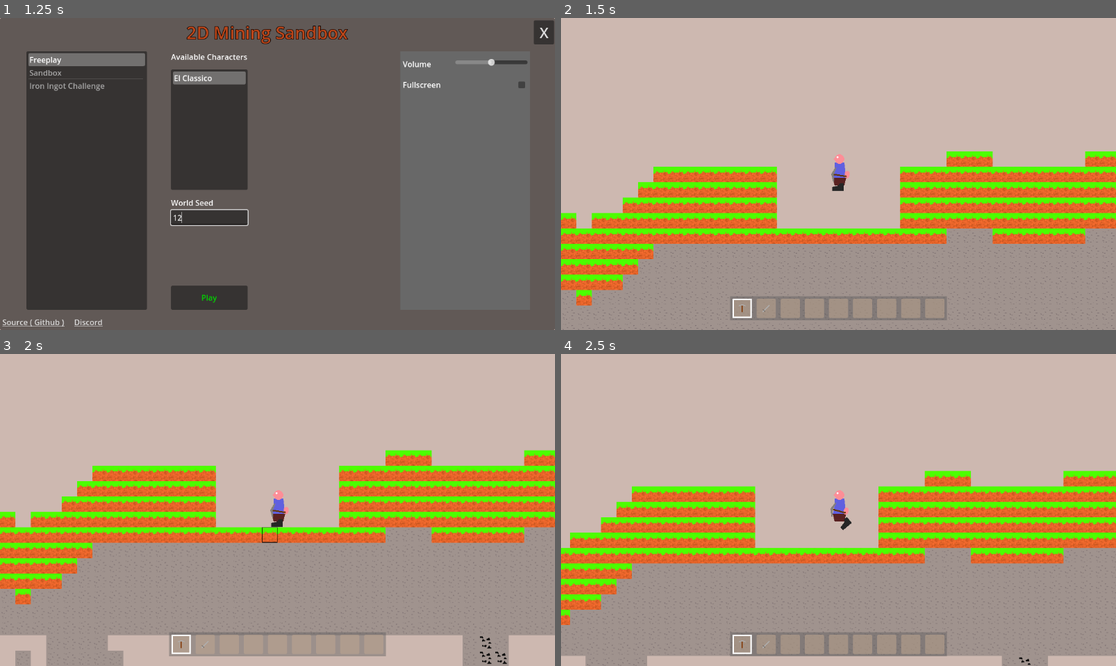
Above: before the commit, frames 1-4 (two rows, left to right).
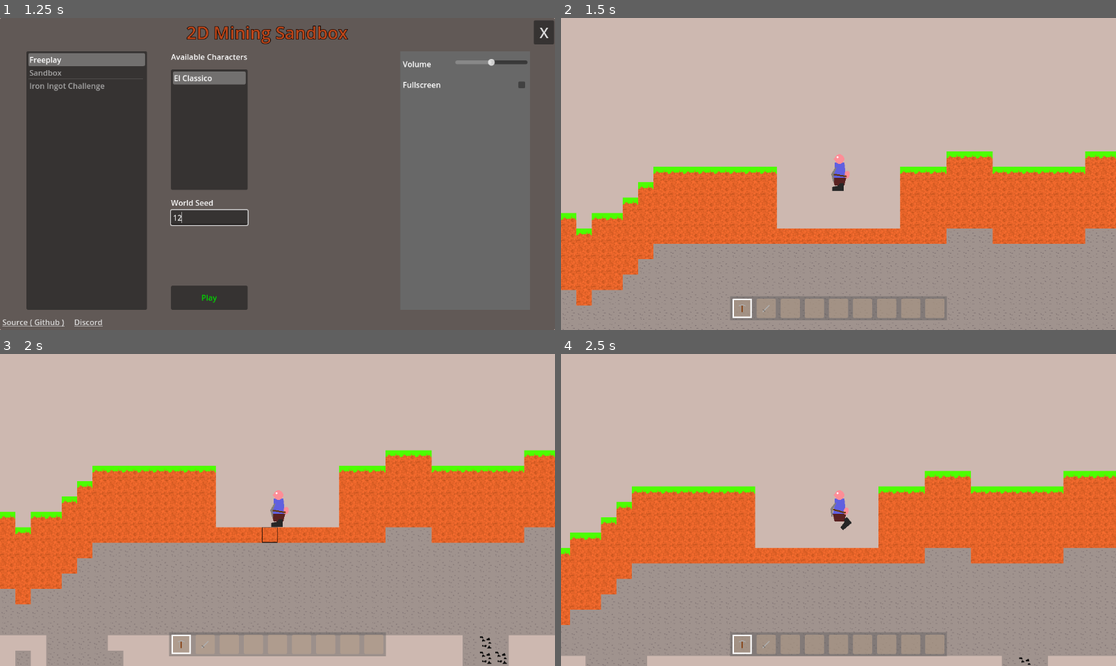
Above: after the commit, the same moments.

Repository: Griiimon/2D-Mining-Sandbox
Game: Godot game, scene res://game/startup.tscn
Same seed, same stepped clock (60 frames per second), same inputs: the game is played once before the commit and once after it. The engine's default icon, where the game draws it, is replaced by a stand-in: a white triangle on a blue panel in a dark square.
Inputs (mouse positions are in pixels of both pictures, inside the frame that each line leads up to):
- Up to frame 1 (1.25 s): click (210, 217) at 0.52 s; type "12" at 0.6 s
- Up to frame 2 (1.5 s): click "Play" at 1.25 s
- Up to frame 3 (2 s): no input
- Up to frame 4 (2.5 s): tap Enter at 2 s; move the mouse to (744, 644) at 2.02 s; hold D (right) from 2.03 s (still down); click (744, 644) at 2.1 s; tap Up (jump) at 2.27 s

Frame 1 is identical in both runs. In frame 2, 6.7% of the frame differs, in the area x 0-100%, y 47-90%; in frame 3, 6.5%; in frame 4, 6.9%, in the area x 0-100%, y 42-85%.

Commit message:
Block.on_chunk_generated() call

Diff:
--- a/game/world/chunks/world_chunk.gd
+++ b/game/world/chunks/world_chunk.gd
@@ -41,6 +41,8 @@
 	assert(ignore_changes)
 	var generator: TerrainGenerator= world.generator
 	if not generator: return
+
+	var positions: Array[Vector2i]= []
 
 	for x in SIZE:
 		for y in SIZE:
@@ -48,7 +50,13 @@
 			var global_pos= get_global_pos(local_pos)
 			var block_id: int= generator.get_block_id(global_pos)
 			var block: Block= DataManager.get_block(block_id)
+			if block:
+				positions.append(global_pos)
 			set_block(block, local_pos, Block.State.NONE, false)
+
+	for pos in positions:
+		get_block(pos).on_chunk_generated(world, pos)
+
 	ignore_changes= false
 
 
